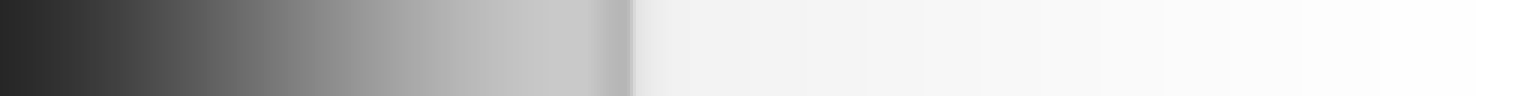
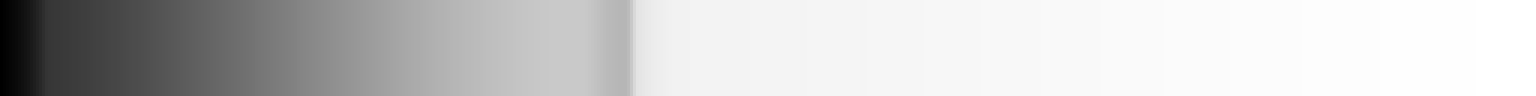
Before/after of a 1536×96 layered artwork. What changed in the layer stack:
hid "Layer 4", blend normal → soft light, painted on it over [0, 0, 315, 96]
